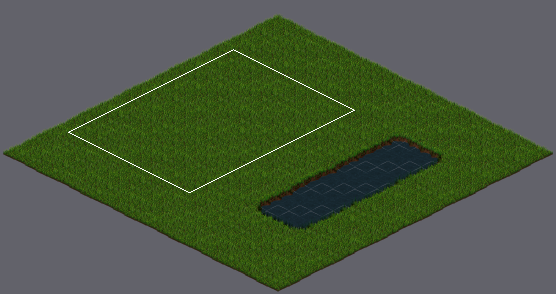
Level history. Tiled map: android/assets/maps/basic-map.tmx. Above, an overview of the earlier version with the close-up marked.
Close-up. Before the edit:
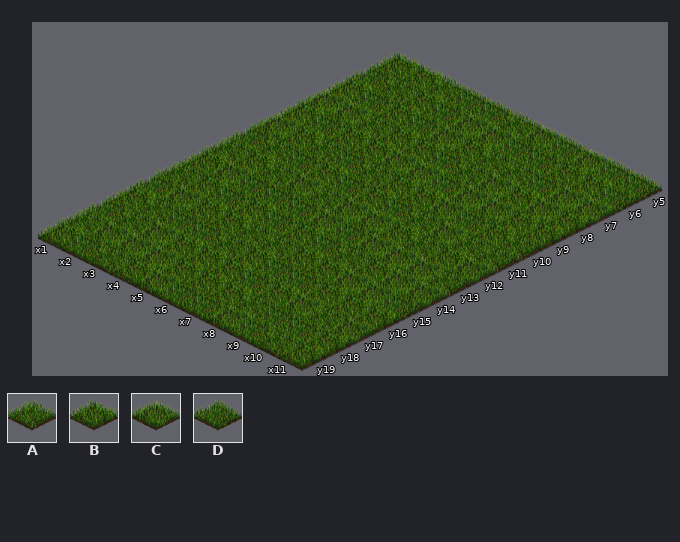
Cells are 64x32 px. Isometric: x runs down to the right, y down to the left. Shown: x 1..11, y 5..19.
Key: from "isometric_grass_and_water": A 0, B 1, C 2, D 3.
_ is an empty cell.
Layer "Base" before, first column x 1:
 5 BBADDACDCDD
 6 DABDCCDDBBD
 7 BDBDCBAADCC
 8 CCABBDACBCB
 9 BDBBCCDCCBB
10 CBADABBCDBA
11 DADBDBDACAA
12 ABACACCBABC
13 BCDDDCDCCCA
14 ABDBDBDABCC
15 DCBBAABBCCD
16 BADDABDDBBB
17 DACBBBDBCAC
18 ACCCBBBADDB
19 BDABCDDCDAB
And afterwards:
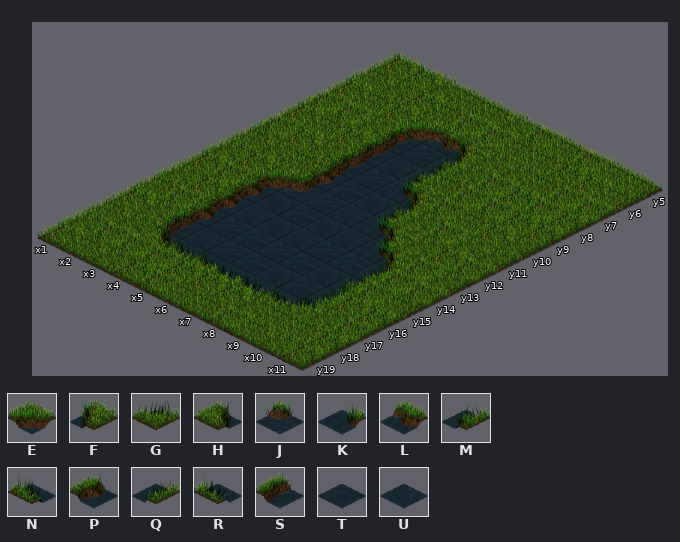
Further tiles: from "isometric_grass_and_water": E 4, F 5, G 6, H 7, J 8, K 9, L 12, M 13, N 14, P 15, Q 17, R 18, S 19, T 22, U 23.
From old to new:
Changed rows in their new state; . is an unchanged cell.
Layer "Base":
first column x 3:
 7 .ELF...
 8 .STM...
 9 .SUM...
10 .STKF..
11 .PTUM..
12 EJTUKF.
13 PUTUUKF
14 PUUUTTQ
15 PTTTTUM
16 SUTTUTQ
17 HNNRRNG
